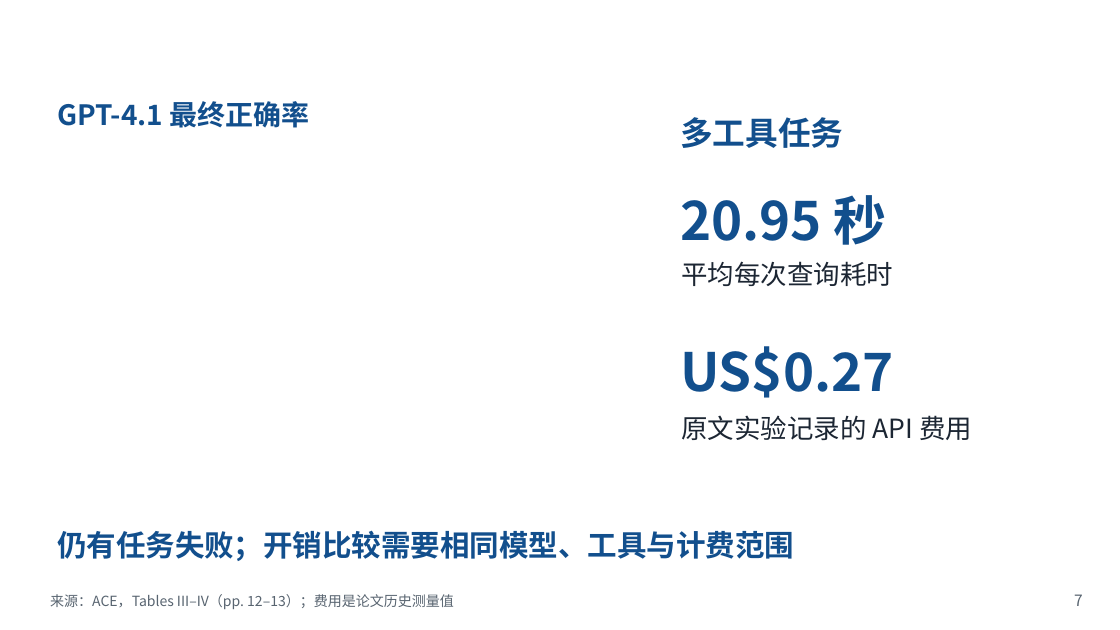
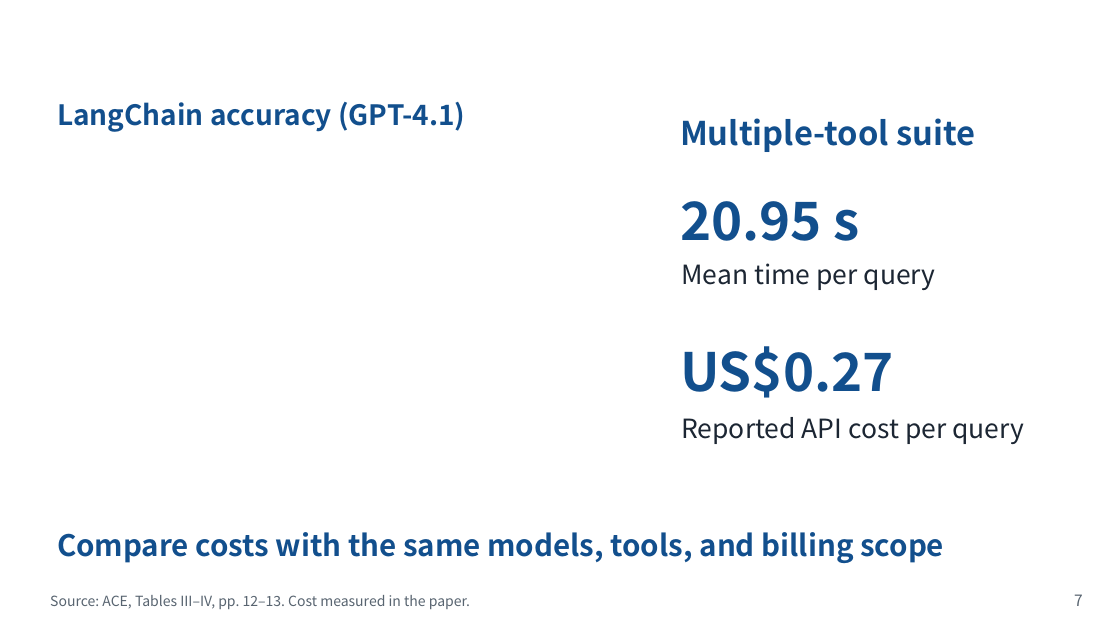
Before and after one commit to Novakru/ZJU-assignment-reports, a slide deck: slide 7 of submission/presentation.pptx. Drawn at 1120x630 pixels with LibreOffice and Linux fonts; fonts in the diff are those of the drawing; background and template pictures are left out. Boxes give left, top, right and bottom in pixels: in the first picture for what was removed or moved away, otherwise in the second. Text is boxed around its words. In the diff, an @@ line names an element or a change of style, - is before the commit and + after.

Commit message:
Add English ACE slides and Chinese report for review

```diff
--- a/submission/presentation.pptx
+++ b/submission/presentation.pptx
@@ text at (x1=57, y1=102, x2=465, y2=132): text changed @@
-GPT-4.1 最终正确率
+LangChain accuracy (GPT-4.1)
@@ text at (x1=680, y1=118, x2=975, y2=152): text changed @@
-多工具任务
+Multiple-tool suite
@@ text at (x1=680, y1=201, x2=860, y2=241): text changed @@
-20.95 秒
+20.95 s
@@ text at (x1=681, y1=263, x2=936, y2=290): text changed @@
-平均每次查询耗时
+Mean time per query
@@ text at (x1=681, y1=417, x2=1024, y2=444): text changed @@
-原文实验记录的 API 费用
+Reported API cost per query
@@ text at (x1=57, y1=532, x2=944, y2=563): text changed @@
-仍有任务失败；开销比较需要相同模型、工具与计费范围
+Compare costs with the same models, tools, and billing scope
@@ text at (x1=50, y1=595, x2=470, y2=609): text changed @@
-来源：ACE，Tables III–IV（pp. 12–13）；费用是论文历史测量值
+Source: ACE, Tables III–IV, pp. 12–13. Cost measured in the paper.
```
Also in this commit, not shown: 4 other slides changed, 5 slides added, 5 slides removed, 17 other files.
